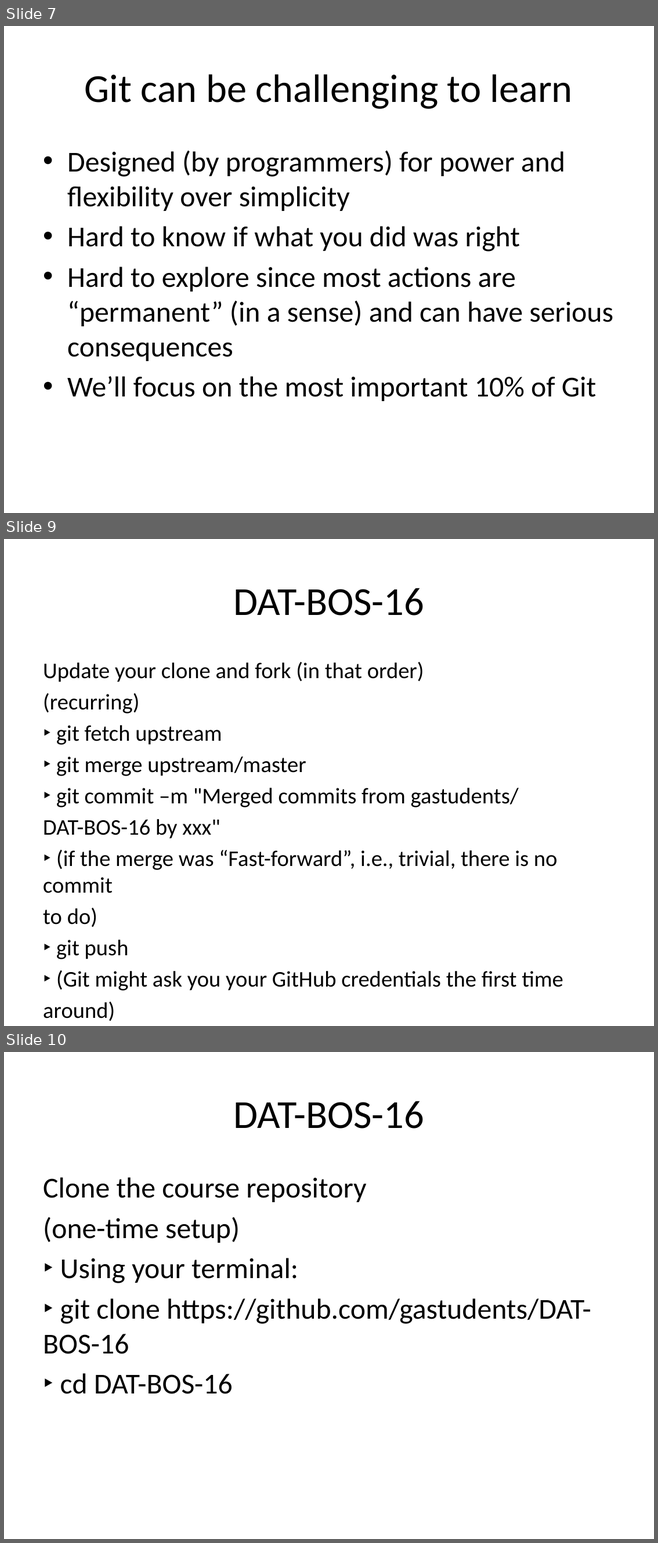
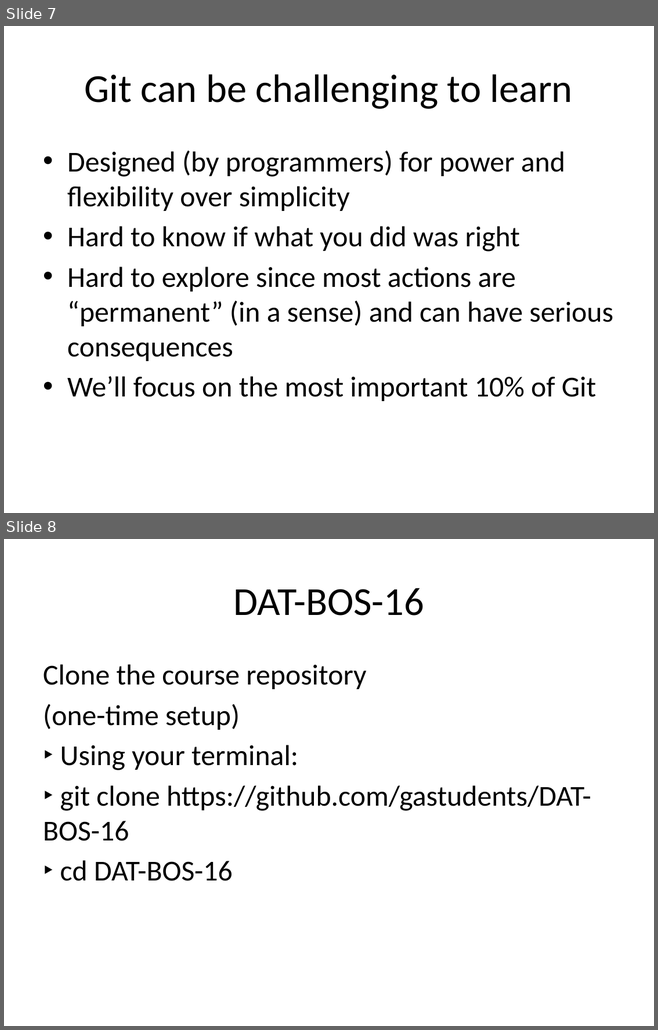
Before and after one commit to victoryang1/DAT-BOS-16, a slide deck: lessons/lesson-03/03_git_github_Data-science.pptx. Shown one above the other, each under a label of ours: slides 7, 9 and 10 before the commit, slides 7 and 8 after it; the slides between them are not shown. The pictures are 658x1543 and 658x1030 pixels, drawn with LibreOffice and Linux fonts; fonts in the diff are those of the drawing. Boxes give left, top, right and bottom in pixels: in the first picture for what was removed or moved away, otherwise in the second. Text is boxed around its words. In the diff, an @@ line names an element or a change of style, - is before the commit and + after.

```diff
--- a/lessons/lesson-03/03_git_github_Data-science.pptx
+++ b/lessons/lesson-03/03_git_github_Data-science.pptx
@@ slide 9 removed at <box>4,539,654,1026</box>, background #FFFFFF @@
@@ title removed at <box>234,588,424,616</box> @@
-DAT-BOS-16
@@ text removed at <box>43,662,563,1021</box> @@
-Update your clone and fork (in that order)
-(recurring)
-‣ git fetch upstream
-‣ git merge upstream/master
-‣ git commit –m "Merged commits from gastudents/
-DAT-BOS-16 by xxx"
-‣ (if the merge was “Fast-forward”, i.e., trivial, there is no commit
-to do)
-‣ git push
-‣ (Git might ask you your GitHub credentials the first time
-around)
@@ what was slide 10 is now slide 8 @@
```
Also in this commit, not shown: 1 slide changed, 1 slide added, 1 other slide removed.
